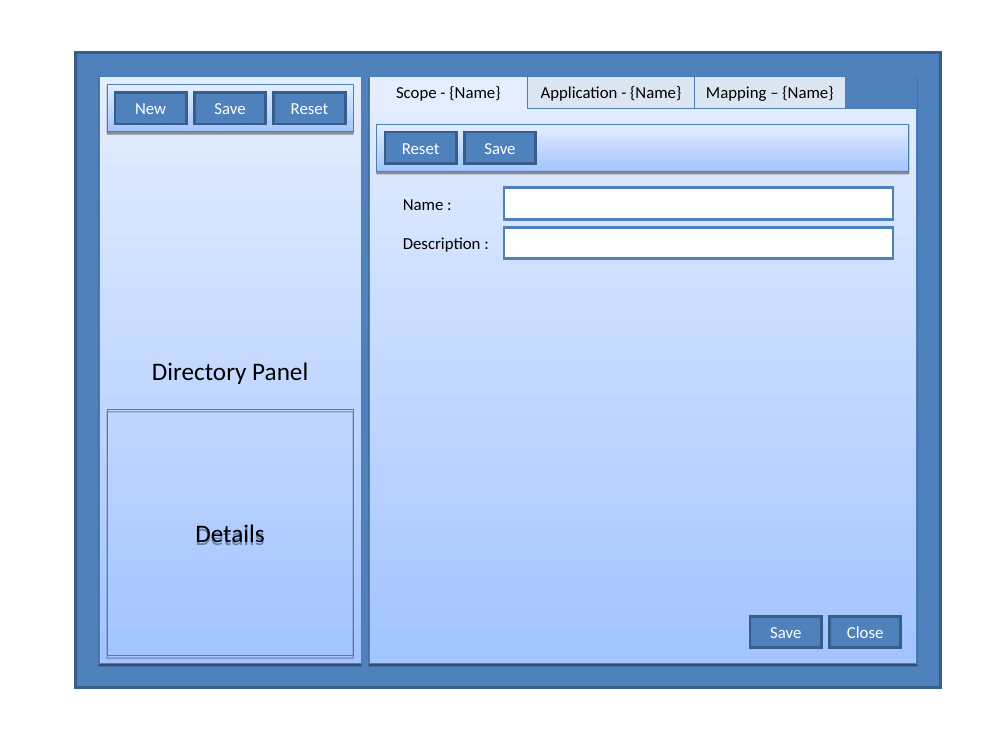
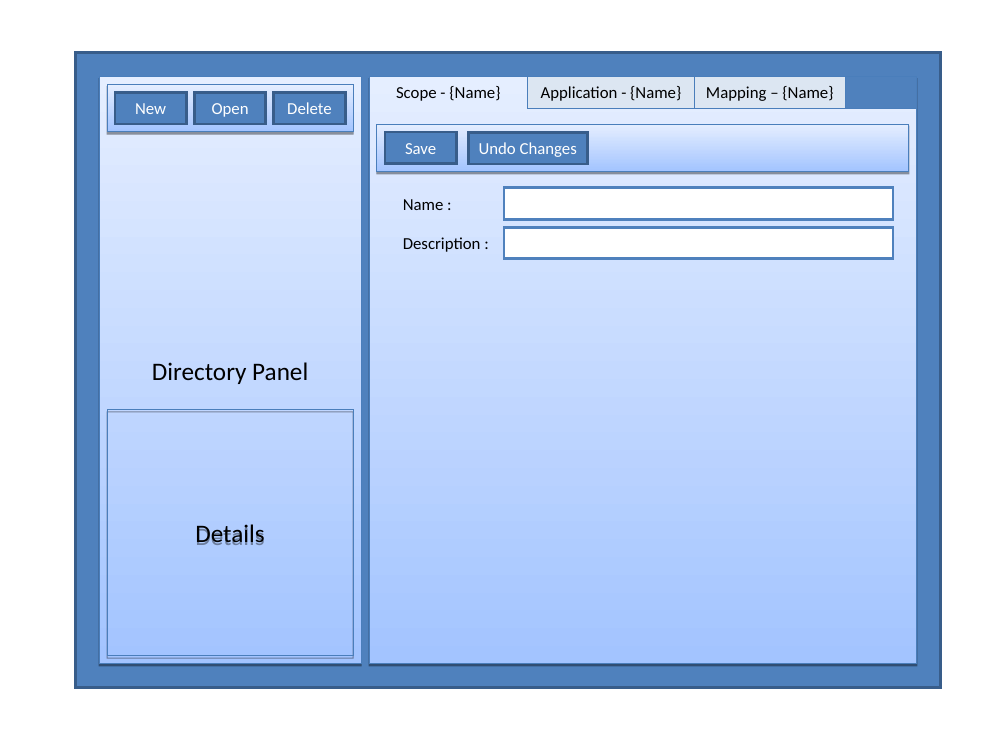
Before and after one commit to heyena/iring-tools, a slide deck: slide 2 of wiki/AdapterManager.ppt. Drawn at 1008x756 pixels with LibreOffice and Linux fonts; fonts in the diff are those of the drawing. Boxes give left, top, right and bottom in pixels: in the first picture for what was removed or moved away, otherwise in the second. Text is boxed around its words. In the diff, an @@ line names an element or a change of style, - is before the commit and + after.

```diff
--- a/wiki/AdapterManager.ppt
+++ b/wiki/AdapterManager.ppt
@@ text in rectangle at (x1=212, y1=103, x2=249, y2=117): text changed @@
-Save
+Open
@@ text in rectangle at (x1=287, y1=102, x2=332, y2=114): text changed @@
-Reset
+Delete
@@ rectangle "Save" moved from (x1=465, y1=132, x2=536, y2=163) to (x1=385, y1=132, x2=457, y2=163) @@
@@ rectangle removed at (x1=385, y1=132, x2=457, y2=163) @@
-Reset
@@ rectangle added at (x1=469, y1=132, x2=588, y2=164), fill #4F81BD, outline #385D8A 2.01 pt, 12 pt, text #FFFFFF @@
+Undo Changes
@@ rectangle removed at (x1=750, y1=616, x2=822, y2=647) @@
-Save
@@ rectangle removed at (x1=830, y1=616, x2=901, y2=647) @@
-Close
```
Also in this commit, not shown: 11 other slides changed.
